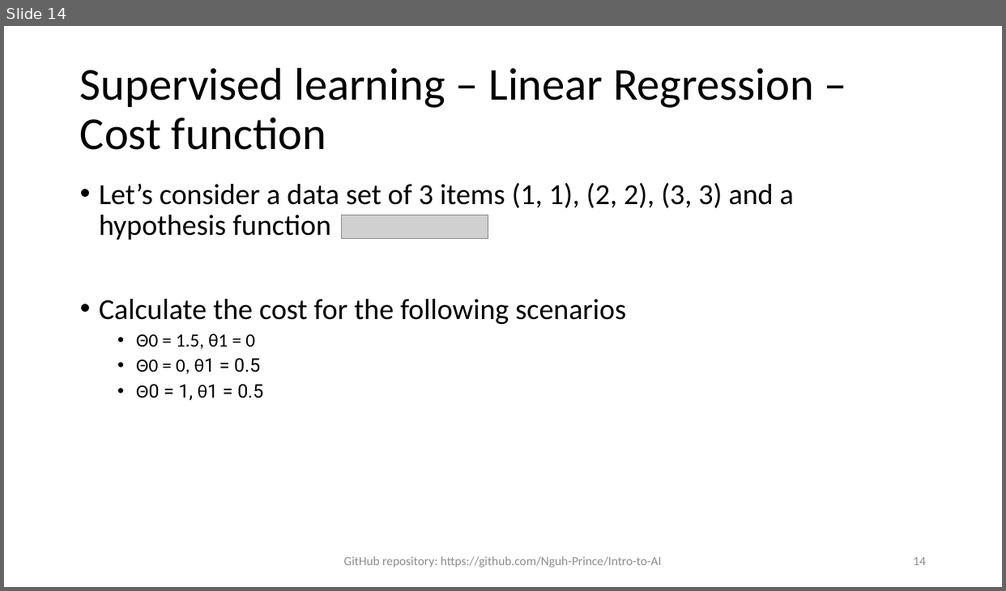
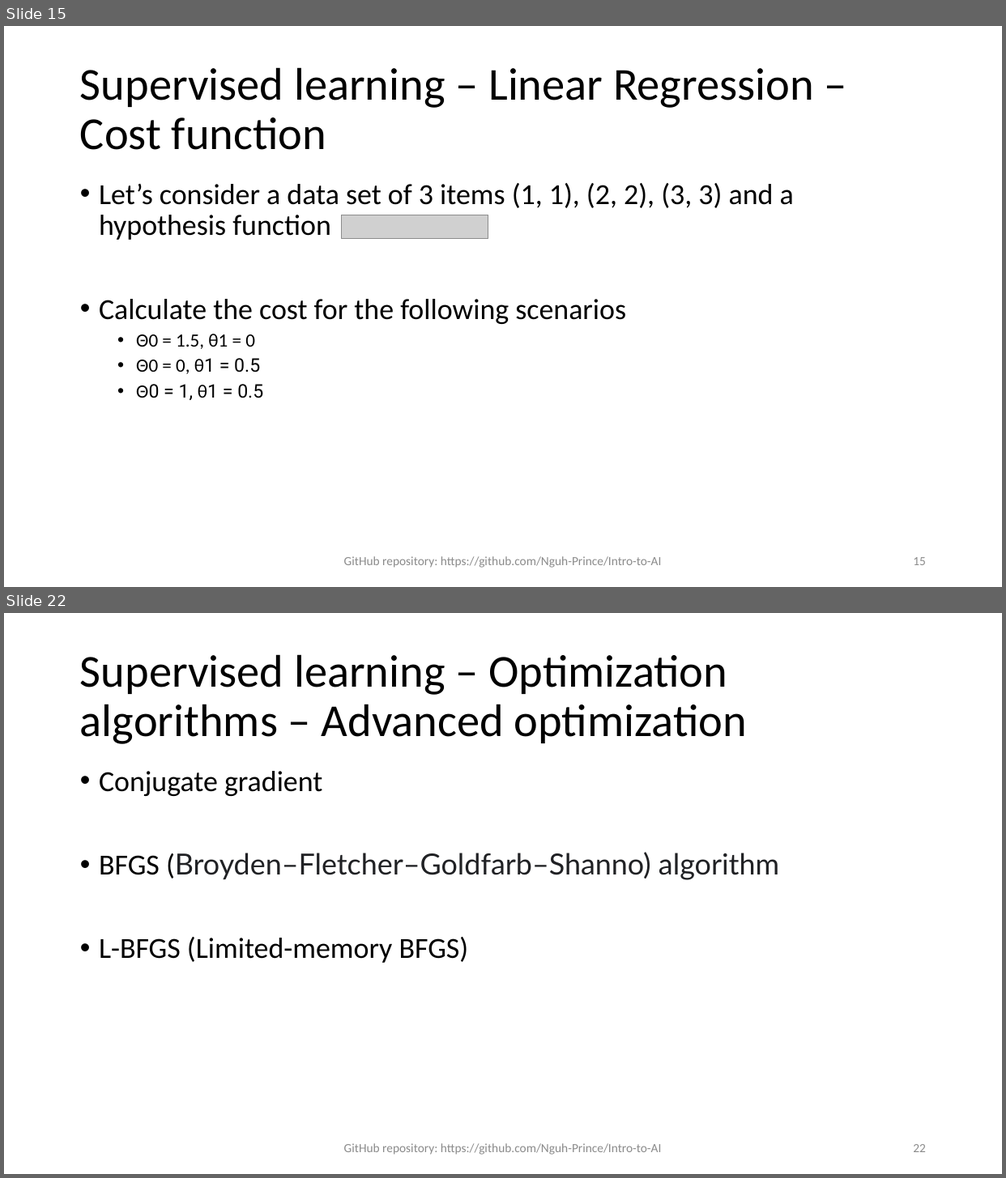
Before and after one commit to Nguh-Prince/Intro-to-AI, a slide deck: Chapter V - Learning/Chapter V Learning.pptx. Shown one above the other, each under a label of ours: slide 14 before the commit, slides 15 and 22 after it; the slides between them are not shown. The pictures are 1006x591 and 1006x1178 pixels, drawn with LibreOffice and Linux fonts; fonts in the diff are those of the drawing; grey boxes stand for pictures. Boxes give left, top, right and bottom in pixels: in the first picture for what was removed or moved away, otherwise in the second. Text is boxed around its words. In the diff, an @@ line names an element or a change of style, - is before the commit and + after.

Commit message:
Added logistic regression and gradient descent to Ch V

```diff
--- a/Chapter V - Learning/Chapter V Learning.pptx
+++ b/Chapter V - Learning/Chapter V Learning.pptx
@@ slide 22 added at (4, 613, 1002, 1174), background #FFFFFF @@
@@ title added at (80, 654, 747, 744), 44 pt, text #000000 @@
+Supervised learning – Optimization algorithms – Advanced optimization
@@ text added at (99, 771, 779, 963), 28 pt, text #000000 @@
+• Conjugate gradient
+• BFGS (Broyden–Fletcher–Goldfarb–Shanno) algorithm
+• L-BFGS (Limited-memory BFGS)
@@ text added at (344, 1144, 662, 1155), 12 pt, text #8C8C8C @@
+GitHub repository: https://github.com/Nguh-Prince/Intro-to-AI
@@ page number added at (913, 1144, 926, 1152), 12 pt, text #8C8C8C @@
+22
@@ what was slide 14 is now slide 15 @@
@@ page number at (913, 557, 926, 565): text changed @@
-14
+15
```
Also in this commit, not shown: 1 slide changed, 7 other slides added, 1 other file.
